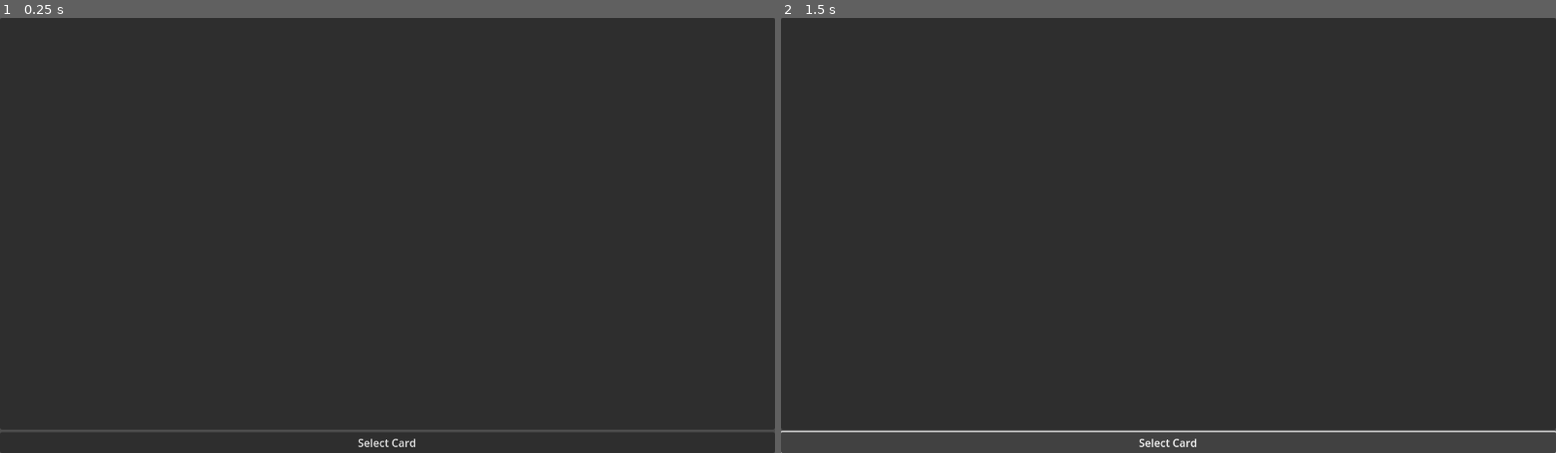
Above: before the commit, frames 1-2 (left to right).
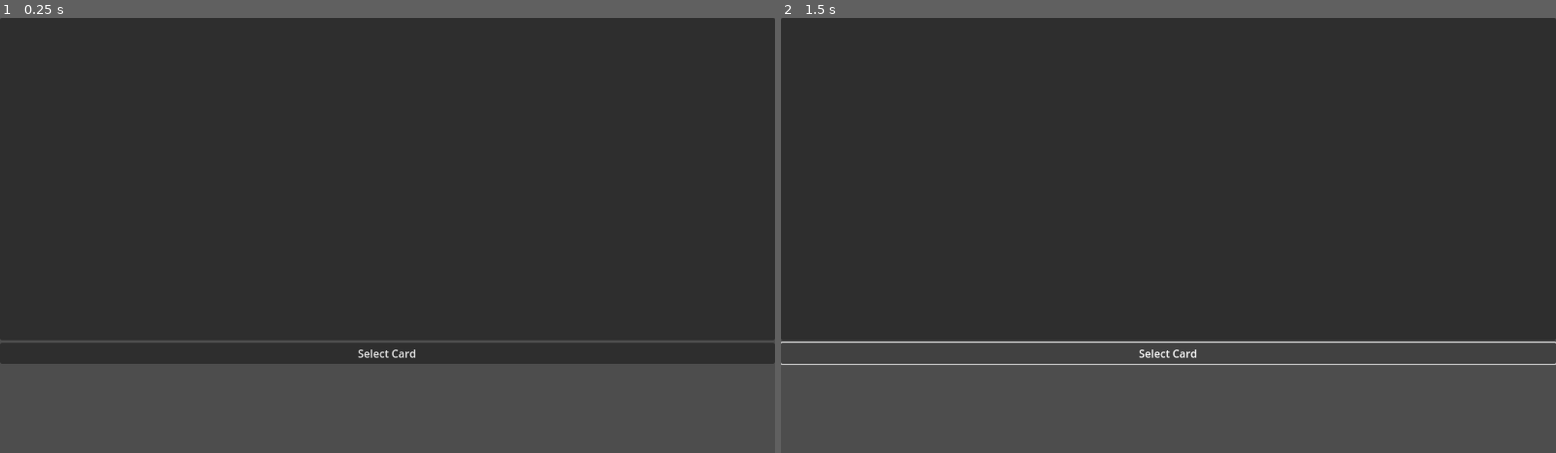
Above: after the commit, the same moments.

Repository: TikhonMcGill/ImposedCost
Game: Godot game, scene res://assets/scenes/game/player/human_player/card_selector/card_select_element/card_select_element.tscn
Two runs of this game, one before a commit and one after it. Both use one fixed random seed, a clock stepped at 60 frames per second and the inputs below. This scene is started directly instead of the project's main scene.
Inputs:
- Up to frame 1 (0.25 s): no input
- Up to frame 2 (1.5 s): click "Select Card" at 0.5 s; click "Select Card" at 1.25 s

The runs differ from the first frame. In frame 1, 20% of the frame differs, in the area x 0-100%, y 73-100%; in frame 2, 16%.
Error in both runs: Assertion failed: Card Select Element's Card null when selected (res://assets/scenes/game/player/human_player/card_selector/card_select_element/card_select_ele…

Commit message:
Update CardContainer Sizing

Diff:
--- a/assets/scenes/game/player/human_player/card_container/card_container.tscn
+++ b/assets/scenes/game/player/human_player/card_container/card_container.tscn
@@ -3,13 +3,9 @@
 [ext_resource type="Script" uid="uid://bombeo15e4kgf" path="res://assets/scenes/game/player/human_player/card_container/card_container.gd" id="1_d28d2"]
 
 [node name="CardContainer" type="PanelContainer"]
-anchors_preset = 15
-anchor_right = 1.0
-anchor_bottom = 1.0
-grow_horizontal = 2
-grow_vertical = 2
-size_flags_horizontal = 3
-size_flags_vertical = 3
+custom_minimum_size = Vector2(240, 480)
+offset_right = 320.0
+offset_bottom = 54.0
 script = ExtResource("1_d28d2")
 
 [node name="VBoxContainer" type="VBoxContainer" parent="."]
Not shown, changed: admin/plans.txt
